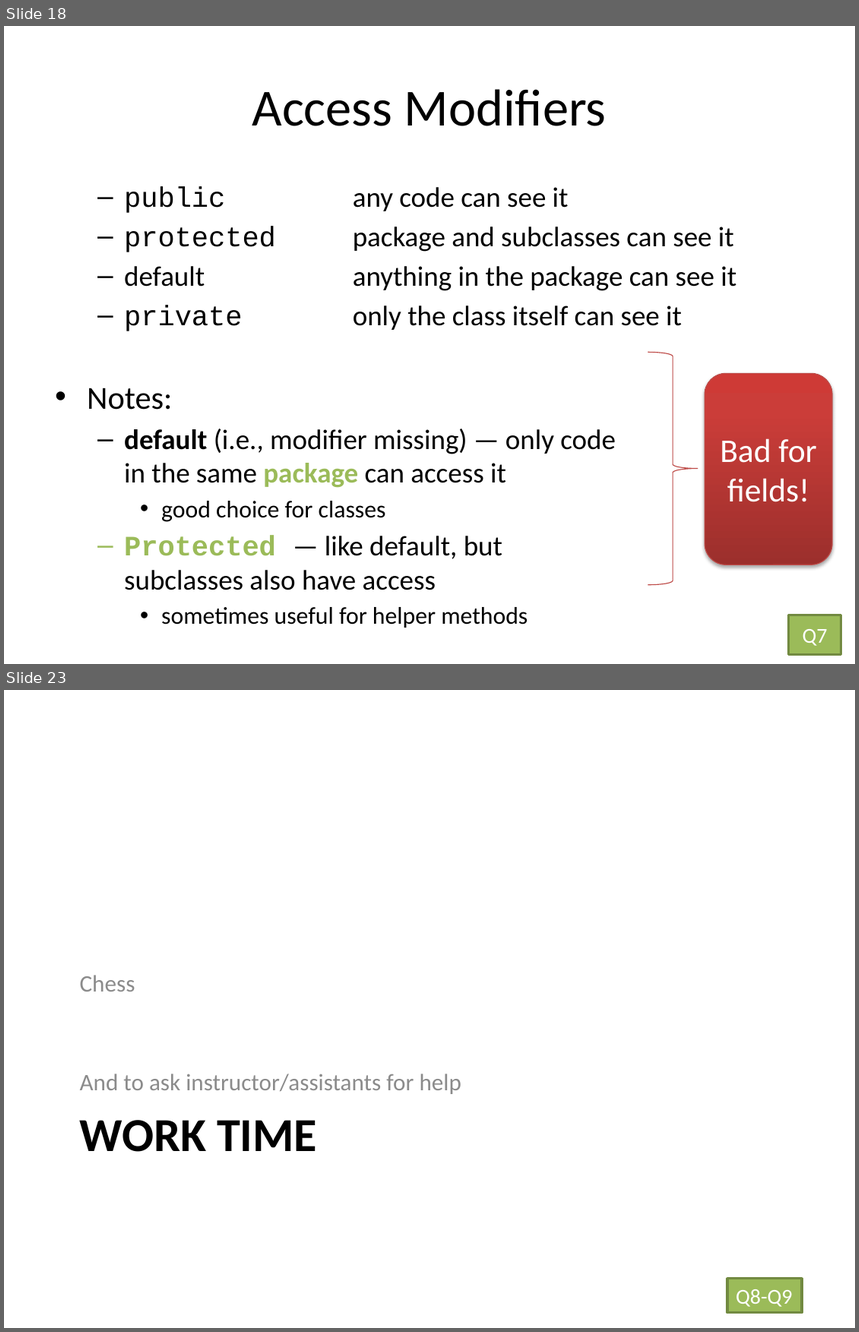
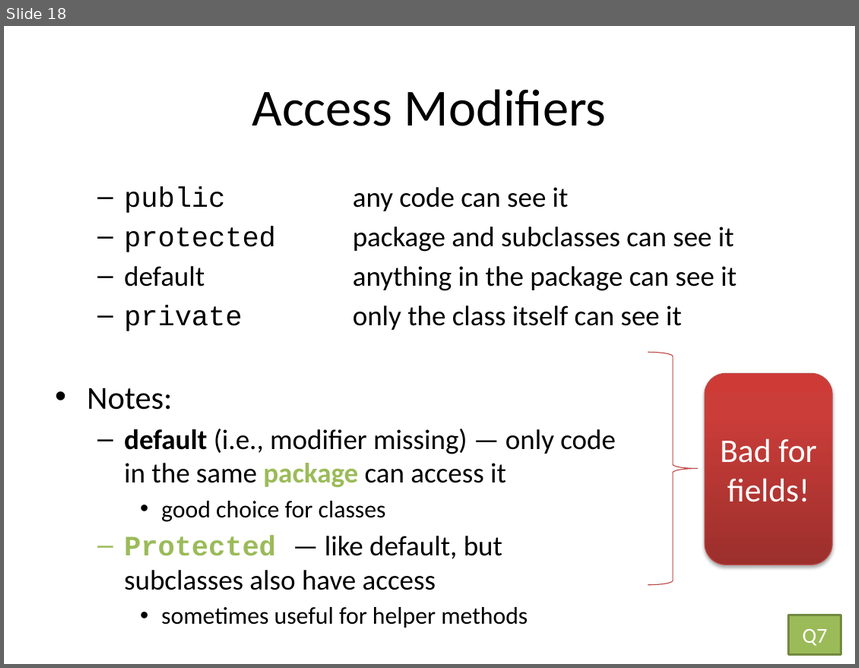
Before and after one commit to rhit-pagvams/csse220, a slide deck: ClassMaterials/ReusableCode/Slides/Part4-Inheritance.pptx. Shown one above the other, each under a label of ours: slides 18 and 23 before the commit, slide 18 after it; the slides between them are not shown. The pictures are 859x1332 and 859x668 pixels, drawn with LibreOffice and Linux fonts; fonts in the diff are those of the drawing. Boxes give left, top, right and bottom in pixels: in the first picture for what was removed or moved away, otherwise in the second. Text is boxed around its words. In the diff, an @@ line names an element or a change of style, - is before the commit and + after.

```diff
--- a/ClassMaterials/ReusableCode/Slides/Part4-Inheritance.pptx
+++ b/ClassMaterials/ReusableCode/Slides/Part4-Inheritance.pptx
@@ slide 23 removed at bbox=[4, 690, 855, 1328], background #FFFFFF @@
@@ text removed at bbox=[80, 975, 462, 1094] @@
-Chess
-And to ask instructor/assistants for help
@@ title removed at bbox=[80, 1120, 317, 1152] @@
-WORK TIME
@@ rectangle removed at bbox=[728, 1279, 803, 1313] @@
-Q8-Q9
```
Also in this commit, not shown: 5 other slides removed, 7 other files.
